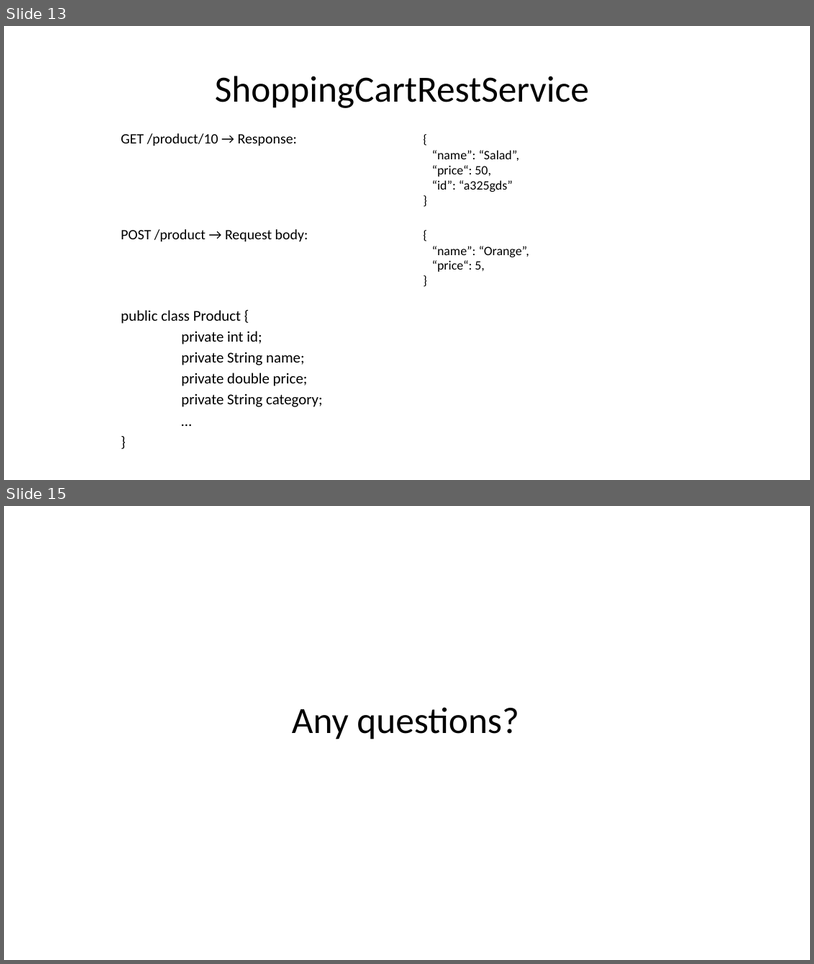
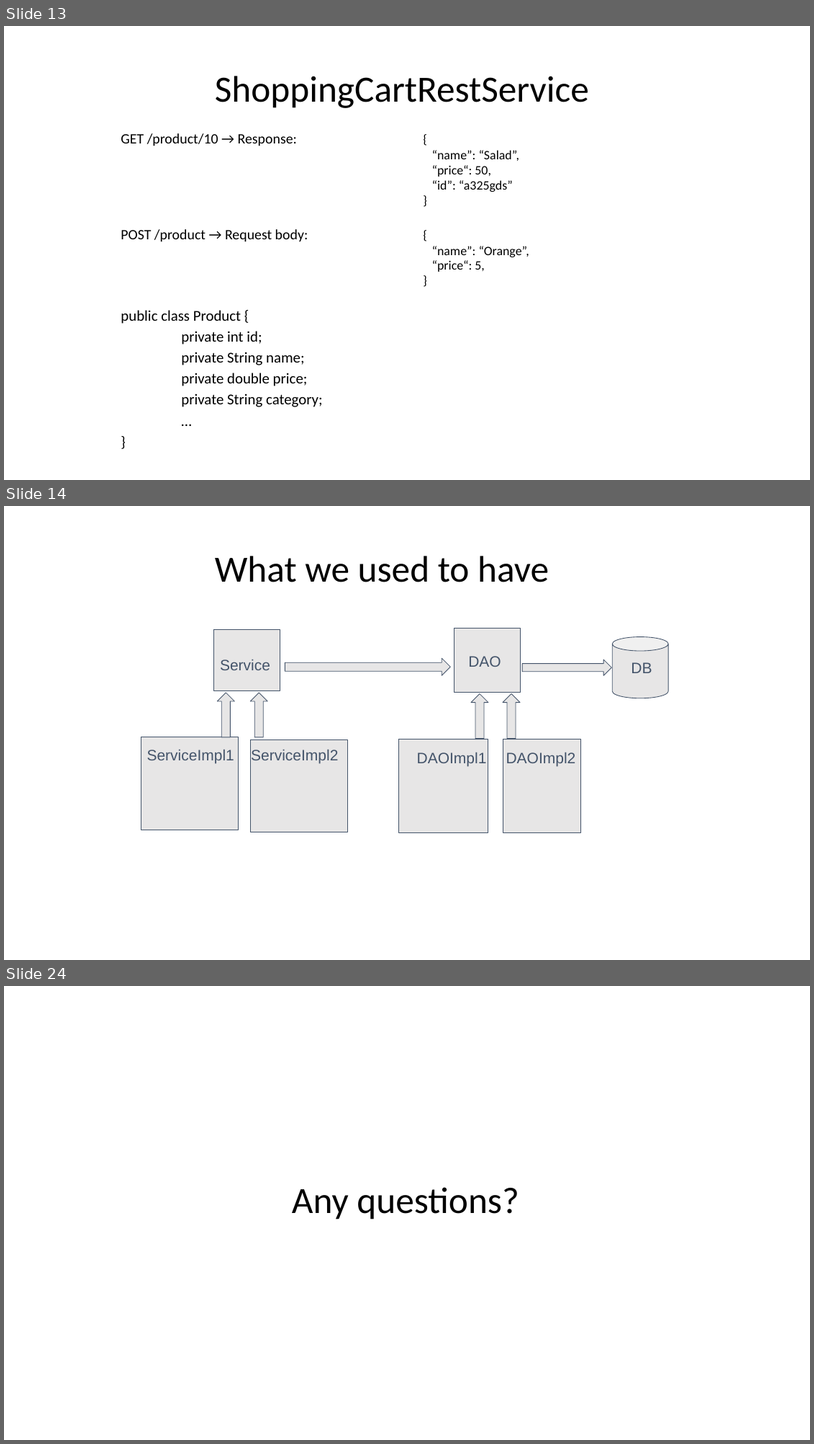
Before and after one commit to lauti910/java-bootcamp-2017, a slide deck: Extra Material/Topic 7) REST.pptx. Shown one above the other, each under a label of ours: slides 13 and 15 before the commit, slides 13, 14 and 24 after it; the slides between them are not shown. The pictures are 814x964 and 814x1444 pixels, drawn with LibreOffice and Linux fonts; fonts in the diff are those of the drawing. Boxes give left, top, right and bottom in pixels: in the first picture for what was removed or moved away, otherwise in the second. Text is boxed around its words. In the diff, an @@ line names an element or a change of style, - is before the commit and + after.

```diff
--- a/Extra Material/Topic 7) REST.pptx
+++ b/Extra Material/Topic 7) REST.pptx
@@ slide 14 added at (4,506,810,960), background #FFFFFF @@
@@ title added at (215,556,549,582), 44 pt, text #000000 @@
+What we used to have
@@ rectangle added at (214,629,280,690), fill #E7E6E6, outline #44546A 0.75 pt @@
@@ rectangle added at (455,628,521,692), fill #E7E6E6, outline #44546A 0.75 pt @@
@@ text added at (468,656,501,667), 18 pt, text #44546A @@
+DAO
@@ cylinder added at (612,636,669,698), fill #E7E6E6, outline #44546A 0.75 pt @@
@@ text added at (147,659,338,763), 18 pt, text #44546A @@
+Service
+ServiceImpl1 ServiceImpl2
@@ right arrow added at (286,658,451,675), fill #E7E6E6, outline #44546A 0.75 pt @@
@@ right arrow added at (522,659,612,675), fill #E7E6E6, outline #44546A 0.75 pt @@
@@ text added at (631,662,652,673), 18 pt, text #44546A @@
+DB
@@ up arrow added at (218,692,235,737), fill #E7E6E6, outline #44546A 0.75 pt @@
@@ up arrow added at (250,692,268,737), fill #E7E6E6, outline #44546A 0.75 pt @@
@@ up arrow added at (471,693,489,739), fill #E7E6E6, outline #44546A 0.75 pt @@
@@ up arrow added at (503,693,521,739), fill #E7E6E6, outline #44546A 0.75 pt @@
@@ rectangle added at (141,736,238,830), fill #E7E6E6, outline #44546A 0.75 pt @@
@@ rectangle added at (250,739,347,831), fill #E7E6E6, outline #44546A 0.75 pt @@
@@ rectangle added at (399,739,489,832), fill #E7E6E6, outline #44546A 0.75 pt @@
@@ rectangle added at (503,739,581,832), fill #E7E6E6, outline #44546A 0.75 pt @@
@@ text added at (417,752,487,766), 18 pt, text #44546A @@
+DAOImpl1
@@ text added at (507,752,576,766), 18 pt, text #44546A @@
+DAOImpl2
@@ what was slide 15 is now slide 24 @@
```
Also in this commit, not shown: 3 slides changed, 8 other slides added, 1 other file.
